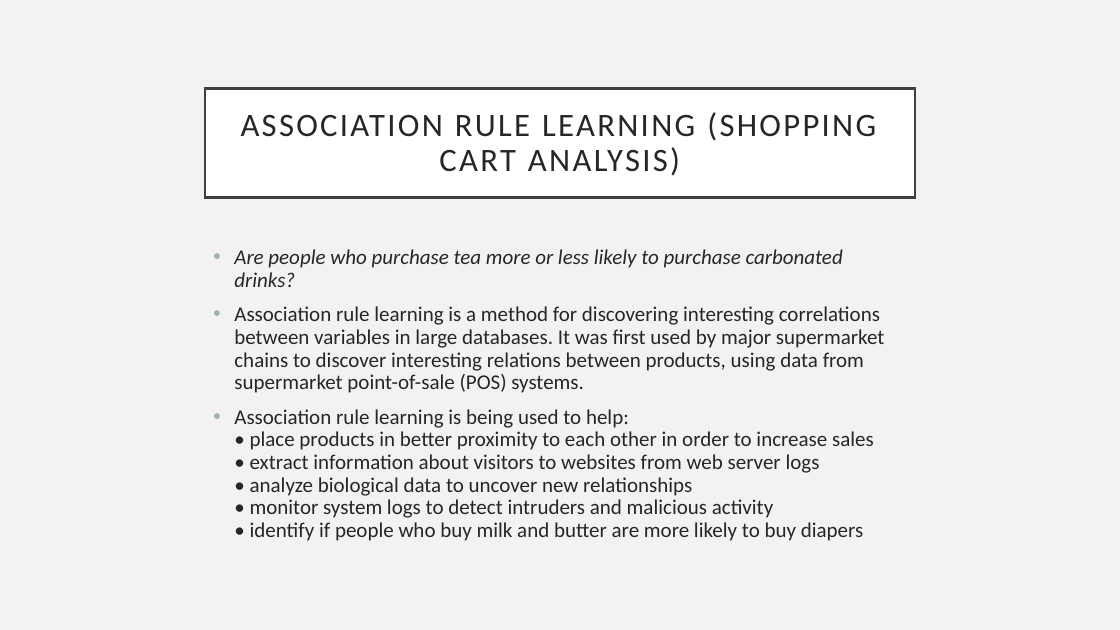
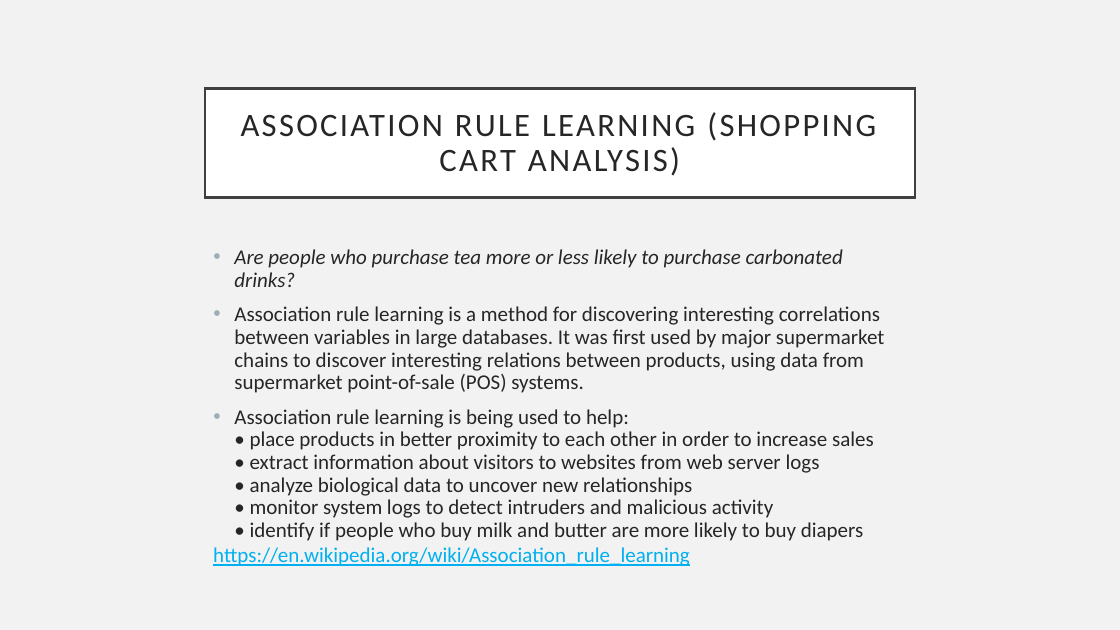
Before and after one commit to mjsale781/bootcampw18, a slide deck: slide 3 of slides/Day_4.pptx. Drawn at 1120x630 pixels with LibreOffice and Linux fonts; fonts in the diff are those of the drawing. Boxes give left, top, right and bottom in pixels: in the first picture for what was removed or moved away, otherwise in the second. Text is boxed around its words. In the diff, an @@ line names an element or a change of style, - is before the commit and + after.

```diff
--- a/slides/Day_4.pptx
+++ b/slides/Day_4.pptx
@@ text added at box(213, 547, 690, 566), 18 pt, text #00B0F0, underline @@
+https://en.wikipedia.org/wiki/Association_rule_learning
```
Also in this commit, not shown: 6 other slides changed, 3 other files.
